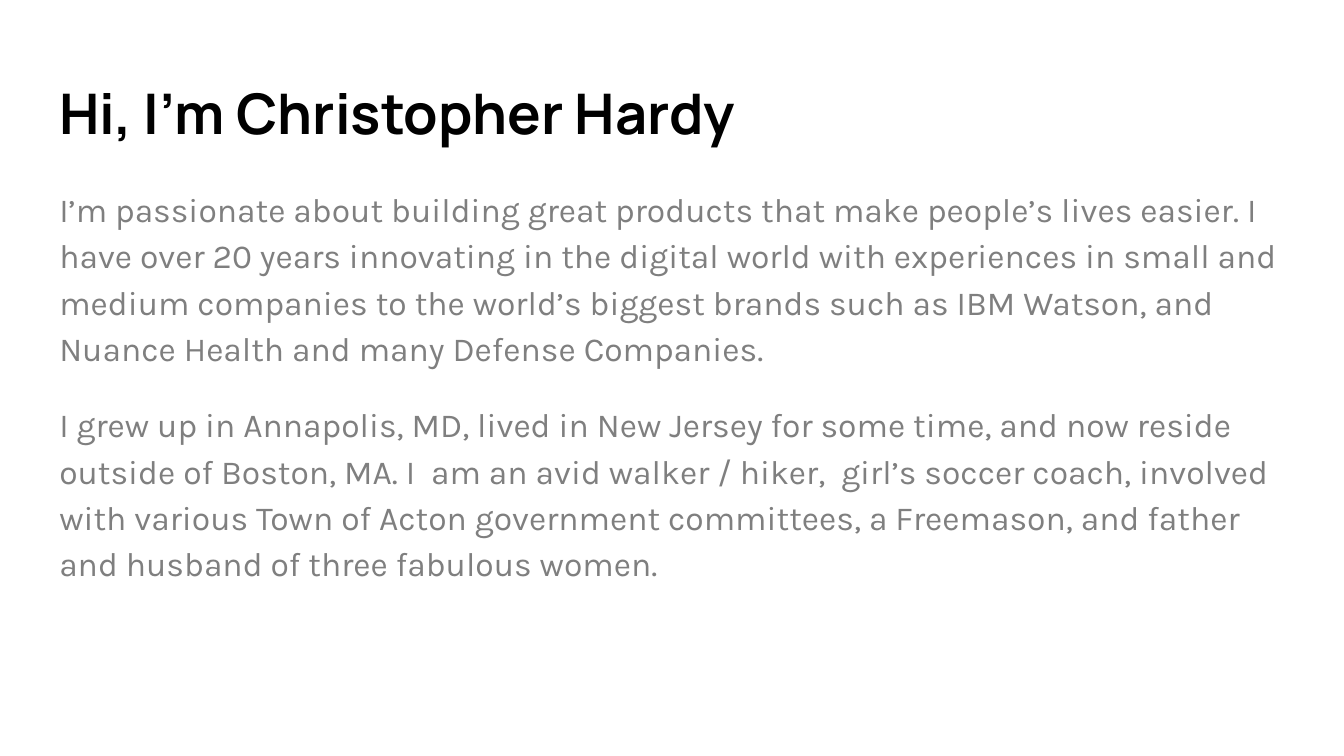
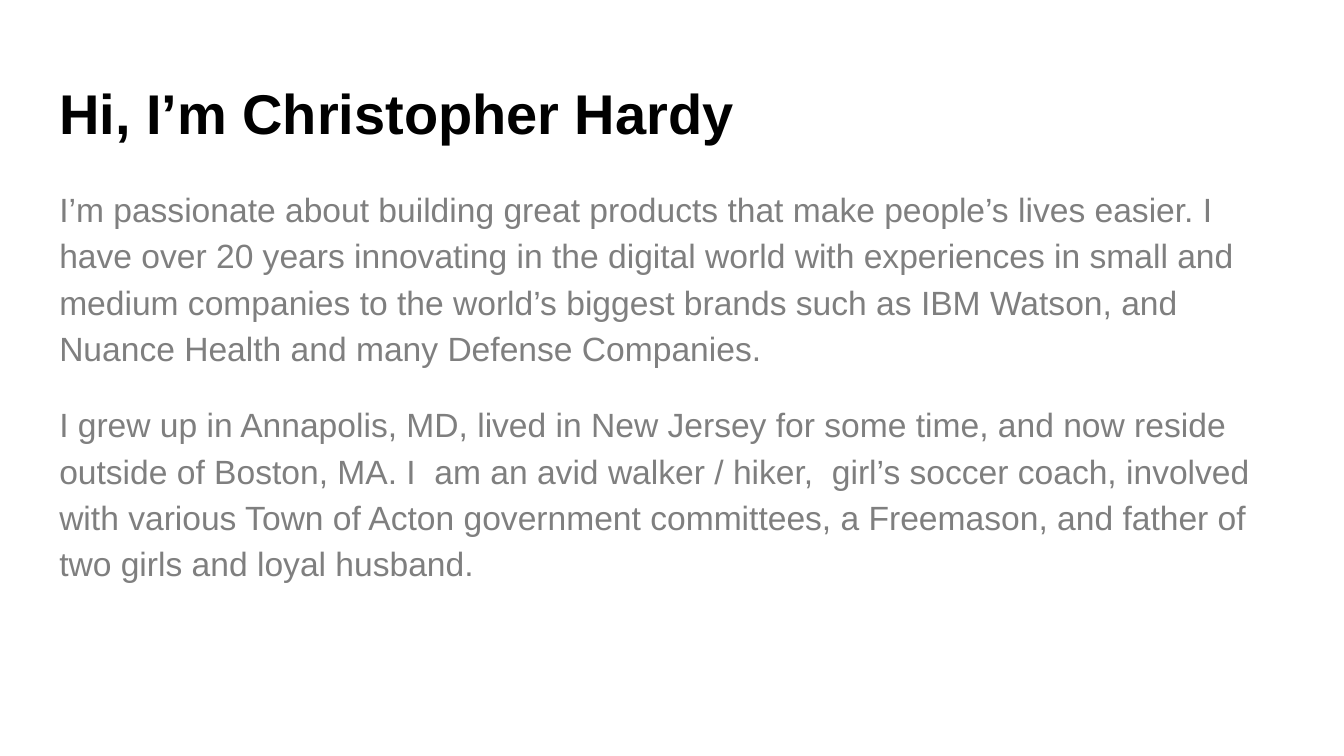
Before and after one commit to christopherroberthardy/RESUME, a slide deck: slide 2 of Professional profile - Christopher Hardy.pptx. Drawn at 1344x756 pixels with LibreOffice and Linux fonts; fonts in the diff are those of the drawing. Boxes give left, top, right and bottom in pixels: in the first picture for what was removed or moved away, otherwise in the second. Text is boxed around its words. In the diff, an @@ line names an element or a change of style, - is before the commit and + after.

```diff
--- a/Professional profile - Christopher Hardy.pptx
+++ b/Professional profile - Christopher Hardy.pptx
@@ title "Hi, I’m Christopher Hardy" at (59, 93, 734, 144): font Manrope to Arial @@
@@ text at (59, 197, 1233, 367): font Karla to Arial in "I’m passionate about building great products that ..." @@
@@ text at (59, 412, 1249, 582): text changed; font Karla to Arial @@
-I grew up in Annapolis, MD, lived in New Jersey for some time, and now reside outside of Boston, MA. I am an avid walker / hiker, girl’s soccer coach, involved with various Town of Acton government committees, a Freemason, and father and husband of three fabulous women.
+I grew up in Annapolis, MD, lived in New Jersey for some time, and now reside outside of Boston, MA. I am an avid walker / hiker, girl’s soccer coach, involved with various Town of Acton government committees, a Freemason, and father of two girls and loyal husband.
```
Also in this commit, not shown: 12 other slides changed, 1 other file.
